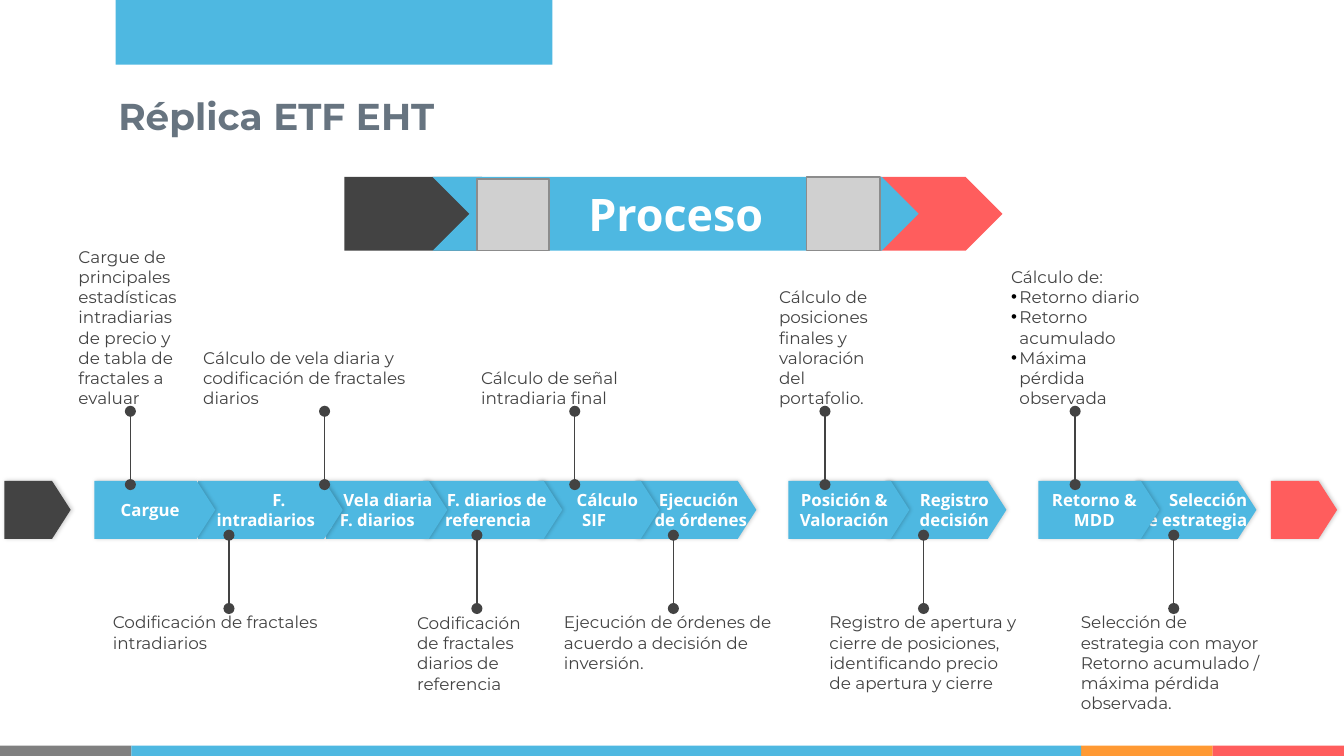
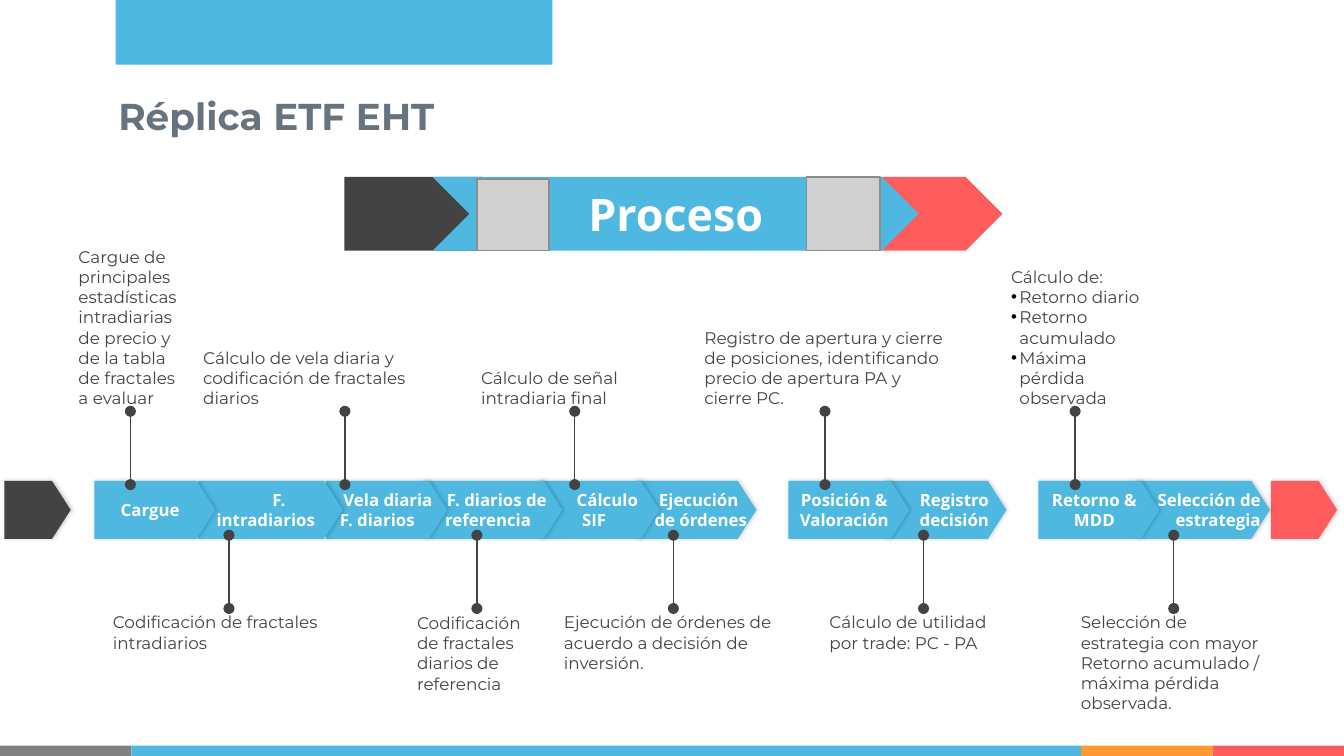
Before and after one commit to IISOS/Swell_2_Optimizacion_estrategias, a slide deck: slide 5 of Presentaciones/Swell - Optimización de estrategias - R5 (19-03-2021).pptx (slide 6 before the commit). Drawn at 1344x756 pixels with LibreOffice and Linux fonts; fonts in the diff are those of the drawing; grey boxes stand for pictures. Boxes give left, top, right and bottom in pixels: in the first picture for what was removed or moved away, otherwise in the second. Text is boxed around its words. In the diff, an @@ line names an element or a change of style, - is before the commit and + after.

```diff
--- a/Presentaciones/Swell - Optimización de estrategias - R5 (19-03-2021).pptx
+++ b/Presentaciones/Swell - Optimización de estrategias - R5 (19-03-2021).pptx
@@ text at (78,250,176,409): text changed @@
-Cargue de principales estadísticas intradiarias de precio y de tabla de fractales a evaluar
+Cargue de principales estadísticas intradiarias de precio y de la tabla de fractales a evaluar
@@ text at (704,331,943,404): text changed @@
-Cálculo de posiciones finales y valoración del portafolio.
+Registro de apertura y cierre de posiciones, identificando precio de apertura PA y cierre PC.
@@ double arrow moved from (325, 485) - (325, 411) to (345, 485) - (345, 411) @@
@@ pentagon arrow "Selección de estrategia": place and size @@
-pentagon arrow "Selección de estrategia" at (1136,481,1257,539)
+pentagon arrow "Selección de estrategia" at (1136,481,1270,539)
@@ text at (829,612,986,653): text changed @@
-Registro de apertura y cierre de posiciones, identificando precio de apertura y cierre
+Cálculo de utilidad por trade: PC - PA
```
Also in this commit, not shown: 9 other slides changed, 8 slides added, 9 slides removed.
